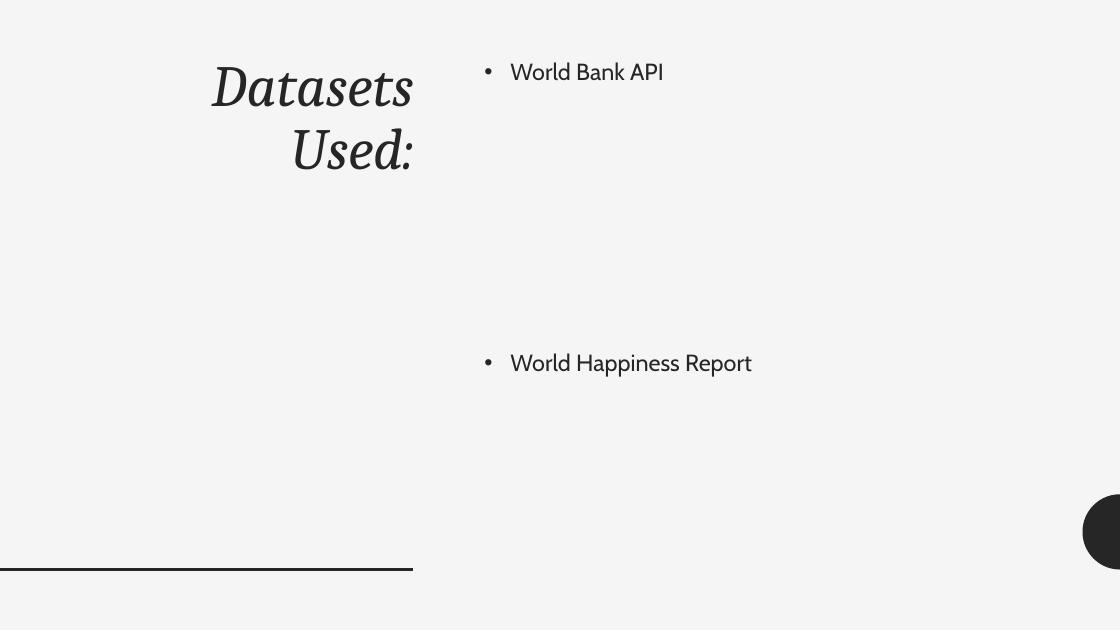
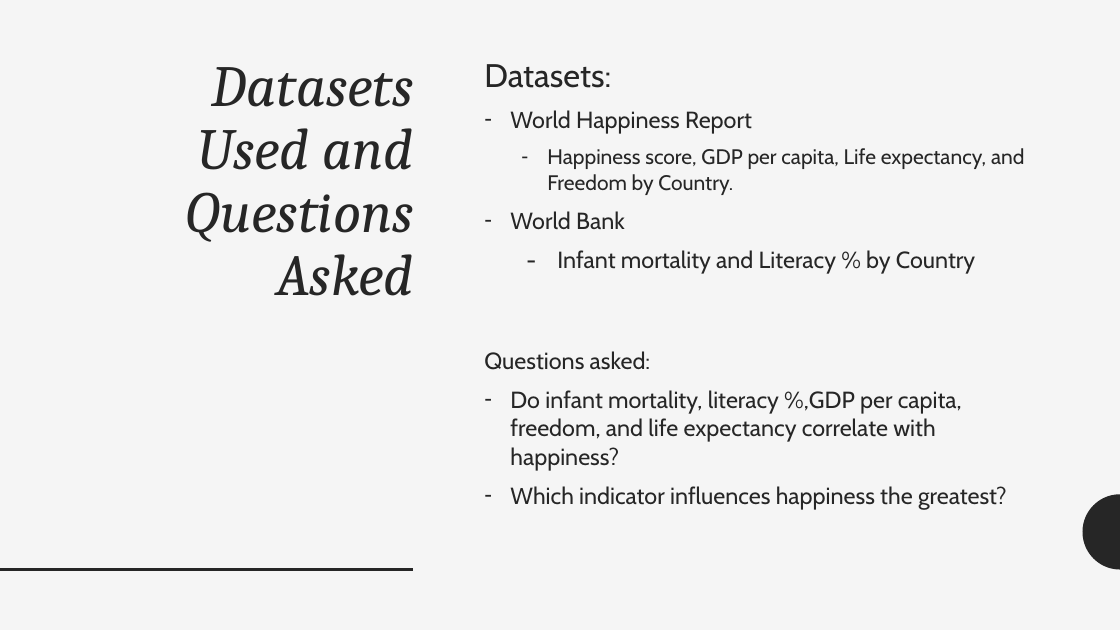
Before and after one commit to setholindaman/Group-Project-1, a slide deck: slide 3 of Happiness vs Indicators.pptx. Drawn at 1120x630 pixels with LibreOffice and Linux fonts; fonts in the diff are those of the drawing. Boxes give left, top, right and bottom in pixels: in the first picture for what was removed or moved away, otherwise in the second. Text is boxed around its words. In the diff, an @@ line names an element or a change of style, - is before the commit and + after.

```diff
--- a/Happiness vs Indicators.pptx
+++ b/Happiness vs Indicators.pptx
@@ title at box(185, 67, 414, 296): text changed @@
-Datasets
-Used:
+Datasets
+Used and Questions Asked
@@ text at box(484, 64, 1024, 274): text changed @@
-• World Bank API
+Datasets:
+– World Happiness Report
+  – Happiness score, GDP per capita, Life expectancy, and Freedom by Country.
+– World Bank
+- Infant mortality and Literacy % by Country
@@ text at box(484, 351, 1007, 510): text changed @@
-• World Happiness Report
+Questions asked:
+– Do infant mortality, literacy %,GDP per capita, freedom, and life expectancy correlate with happiness?
+– Which indicator influences happiness the greatest?
```
Also in this commit, not shown: 3 other slides changed, 1 slide added, 12 other files.
